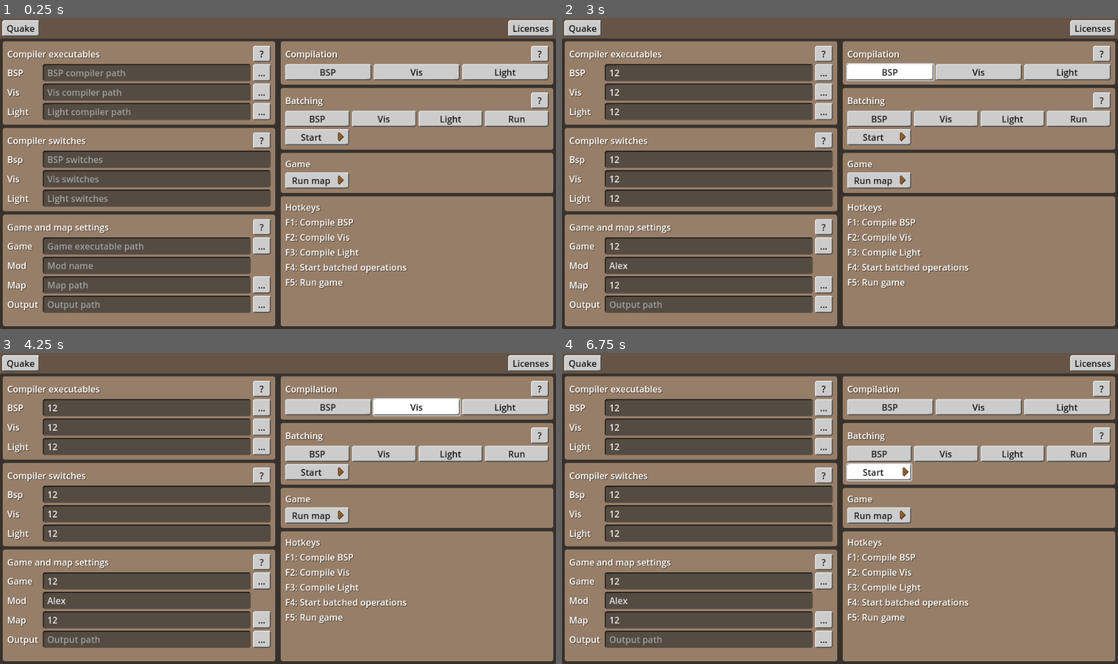
Above: before the commit, frames 1-4 (two rows, left to right).
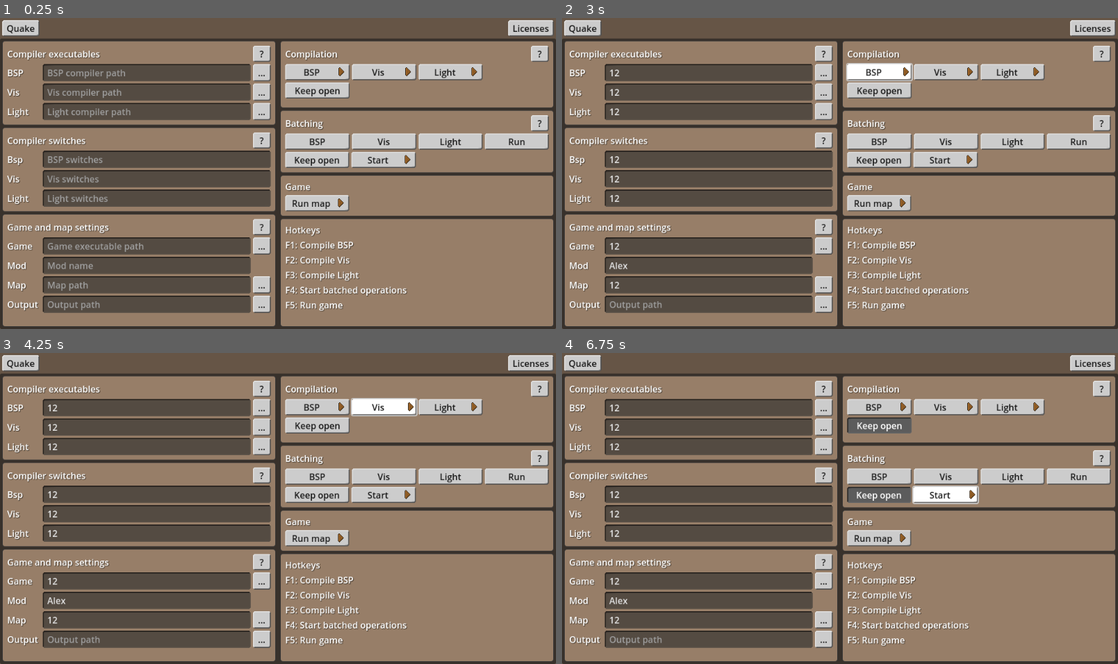
Above: after the commit, the same moments.

Repository: VictorKarp/Quakompiler
Game: Godot game, scene res://scenes/main/main.tscn
Two runs of this game, one before a commit and one after it. Both use one fixed random seed, a clock stepped at 60 frames per second and the inputs below.
Inputs (mouse positions are in pixels of both pictures, inside the frame that each line leads up to):
- Up to frame 1 (0.25 s): no input
- Up to frame 2 (3 s): click (706, 73) at 0.52 s; type "12" at 0.6 s; click (706, 92) at 0.75 s; type "12" at 0.83 s; click (706, 111) at 0.98 s; type "12" at 1.07 s; click (717, 157) at 1.27 s; type "12" at 1.35 s; click (717, 179) at 1.5 s; type "12" at 1.58 s; click (717, 198) at 1.73 s; type "12" at 1.82 s; click (706, 245) at 2.02 s; type "12" at 2.1 s; click (706, 266) at 2.25 s; type "Alex" at 2.33 s; click (706, 285) at 2.48 s; type "12" at 2.57 s; click "BSP" at 2.75 s
- Up to frame 3 (4.25 s): click "Vis" at 3.5 s
- Up to frame 4 (6.75 s): click "Light" at 4.25 s; click (878, 424) at 5 s, where only the run after the commit has a clickable "Keep open"; click (878, 496) at 5.75 s, where only the run after the commit has a clickable "Keep open"; click "Start" at 6.5 s

The runs differ from the first frame. In frame 1, 14% of the frame differs, in the area x 50-100%, y 14-95%; in frame 2, 14%; in frame 3, 14%; in frame 4, 14%.

Commit message:
Implement pausing after compilation
Added two buttons that allow the user to keep the compiler window
open after compilation has finished. There are separate buttons for
single and batched compilation.

Diff:
--- a/core/config/config.gd
+++ b/core/config/config.gd
@@ -17,6 +17,8 @@
 	"output_path" = "",
 	"mod" = "",
 	"launch_after_compile" = false,
+	"pause_after_single" = false,
+	"pause_after_batch" = false,
 }
 
 var _is_loading_config := false
--- a/core/enums.gd
+++ b/core/enums.gd
@@ -1,4 +1,9 @@
 extends Node
+
+enum compile_mode {
+	SINGLE = 0,
+	BATCH = 1,
+}
 
 enum side {
 	LEFT = 0,
--- a/scenes/main/main.gd
+++ b/scenes/main/main.gd
@@ -1,7 +1,8 @@
 extends Control
 
 var _compiler_pid: int
-var _is_compiling := false
+var _is_compiling_single := false
+var _is_compiling_batch := false
 var _compilation_queue: Array[String]
 
 
@@ -46,29 +47,35 @@
 	%SelectGameDialog.file_selected.connect(_set_game_path)
 
 	# Compiling
-	%CompileBsp.pressed.connect(_compile_bsp)
-	%CompileVis.pressed.connect(_compile_vis)
-	%CompileLight.pressed.connect(_compile_light)
+	var bsp_single = _compile_bsp.bind(Enums.compile_mode.SINGLE)
+	var vis_single = _compile_vis.bind(Enums.compile_mode.SINGLE)
+	var light_single = _compile_light.bind(Enums.compile_mode.SINGLE)
+	%CompileBsp.pressed.connect(bsp_single)
+	%CompileVis.pressed.connect(vis_single)
+	%CompileLight.pressed.connect(light_single)
 	%CompileSelected.pressed.connect(_compile_selected)
 
 	# Running
 	%LaunchAfterCompile.toggled.connect(_on_launch_after_compile_toggled)
 	%RunGame.pressed.connect(_run_game)
 
-
 	# Timers
 	%CompilerRunCheck.timeout.connect(_on_compiler_run_check_timeout)
 
+	# Pauses
+	%PauseAfterSingle.toggled.connect(_on_pause_after_single_toggled)
+	%PauseAfterBatch.toggled.connect(_on_pause_after_batch_toggled)
+
 	Config.load_config()
 
 
 func _input(event: InputEvent) -> void:
 	if event.is_action_pressed("compile_bsp"):
-		_compile_bsp()
+		_compile_bsp(Enums.compile_mode.SINGLE)
 	if event.is_action_pressed("compile_vis"):
-		_compile_vis()
+		_compile_vis(Enums.compile_mode.SINGLE)
 	if event.is_action_pressed("compile_light"):
-		_compile_light()
+		_compile_light(Enums.compile_mode.SINGLE)
 	if event.is_action_pressed("compile_selected"):
 		_compile_selected()
 	if event.is_action_pressed("run"):
@@ -117,6 +124,10 @@
 					%LightEnabled.set_pressed_no_signal(value)
 				"launch_after_compile":
 					%LaunchAfterCompile.set_pressed_no_signal(value)
+				"pause_after_single":
+					%PauseAfterSingle.set_pressed_no_signal(value)
+				"pause_after_batch":
+					%PauseAfterBatch.set_pressed_no_signal(value)
 		_:
 			pass
 
@@ -215,7 +226,7 @@
 	OS.create_process(game_path, ["-basedir", basedir, "+game", mod, "+map", map])
 
 
-func _compile_bsp():
+func _compile_bsp(compile_mode: Enums.compile_mode):
 	var map_path: String = Config.get_config_value("q1", "map_path")
 	var bsp_path: String = Config.get_config_value("q1", "bsp_path")
 	var output_path: String = Config.get_output_path("q1")
@@ -225,10 +236,10 @@
 	if switches:
 		args += " " + switches
 	args += " " + output_path
-	_run_compiler(args)
-
-
-func _compile_vis():
+	_run_compiler(args, compile_mode)
+
+
+func _compile_vis(compile_mode: Enums.compile_mode):
 	var vis_path: String = Config.get_config_value("q1", "vis_path")
 	var switches: String = Config.get_config_value("q1", "vis_switches")
 	var output_path: String = Config.get_output_path("q1")
@@ -236,10 +247,10 @@
 	if switches:
 		args += " " + switches
 	args += " " + output_path
-	_run_compiler(args)
-
-
-func _compile_light():
+	_run_compiler(args, compile_mode)
+
+
+func _compile_light(compile_mode: Enums.compile_mode):
 	var light_path: String = Config.get_config_value("q1", "light_path")
 	var switches: String = Config.get_config_value("q1", "light_switches")
 	var output_path: String = Config.get_output_path("q1")
@@ -247,10 +258,28 @@
 	if switches:
 		args += " " + switches
 	args += " " + output_path
-	_run_compiler(args)
-
-
-func _run_compiler(args) -> void:
+	_run_compiler(args, compile_mode)
+
+
+func _run_compiler(args, compile_mode: Enums.compile_mode) -> void:
+	# Pausing after compilation
+	var pause := false
+	match compile_mode:
+		Enums.compile_mode.SINGLE:
+			if Config.get_config_value("q1", "pause_after_single"):
+				pause = true
+			_is_compiling_single = true
+		Enums.compile_mode.BATCH:
+			if Config.get_config_value("q1", "pause_after_batch"):
+				pause = true
+			_is_compiling_batch = true
+			%CompilerRunCheck.start()
+	if pause:
+		if OS.get_name() == "Windows":
+			args += "&& pause"
+		elif OS.get_name() == "Linux":
+			args += "; read"
+
 	if OS.get_name() == "Linux":
 		var terminals: Array[String] = ["gnome-terminal", "xfce4-terminal", "konsole",
 				"guake", "yakuake", "terminator", "tilix", "kitty", "xterm"]
@@ -260,16 +289,9 @@
 			if exit_code == 0:
 				selected_terminal = terminal
 				break
-		#args += "; sleep 2" # Wait for x secs before auto-closing
-		#args += "; exec bash" # Keep terminal open
-		#args += "; read" # Keep terminal open until Enter is pressed
 		_compiler_pid = OS.create_process(selected_terminal, ["--", "bash", "-c", args])
-	elif OS.get_name() == "Windows":
-		var args_array = args.split(" ", false) as Array
-		var exe = args_array.pop_front()
-		_compiler_pid = OS.create_process(exe, args_array, true)
-	%CompilerRunCheck.start()
-	_is_compiling = true
+	else:
+		_compiler_pid = OS.create_process("cmd.exe", ["/c", args], true)
 
 
 func _compile_selected() -> void:
@@ -284,7 +306,7 @@
 
 
 func _cancel_compilation() -> void:
-	if _is_compiling:
+	if _is_compiling_single or _is_compiling_batch:
 		OS.kill(_compiler_pid)
 	_compilation_queue.clear()
 
@@ -293,18 +315,26 @@
 	var next_action = _compilation_queue.pop_front()
 	match next_action:
 		"bsp":
-			_compile_bsp()
+			_compile_bsp(Enums.compile_mode.BATCH)
 		"vis":
-			_compile_vis()
+			_compile_vis(Enums.compile_mode.BATCH)
 		"light":
-			_compile_light()
+			_compile_light(Enums.compile_mode.BATCH)
 		_:
 			if Config.get_config_value("q1", "launch_after_compile"):
 				_run_game()
 
 
 func _on_compiler_run_check_timeout() -> void:
-	_is_compiling = OS.is_process_running(_compiler_pid)
-	if not _is_compiling:
+	_is_compiling_batch = OS.is_process_running(_compiler_pid)
+	if not _is_compiling_batch:
 		%CompilerRunCheck.stop()
 		_start_next_queued_action()
+
+
+func _on_pause_after_single_toggled(value: bool) -> void:
+	Config.set_config_value("q1", "pause_after_single", value)
+
+
+func _on_pause_after_batch_toggled(value: bool) -> void:
+	Config.set_config_value("q1", "pause_after_batch", value)
--- a/scenes/main/main.tscn
+++ b/scenes/main/main.tscn
@@ -407,34 +407,66 @@
 
 [i]Vis[/i] (visibility) is for performance optimization. Compiles visibility (which parts of your map can be seen from which position - things that can't be  seen aren't rendered) and automatically generates ambient sounds. Only works if your map doesn't have a leak.
 
-[i]Light[/i] compiles lights and shadows."
-
-[node name="FlowContaine" type="HBoxContainer" parent="VBoxContainer/Tabs/Quake/HSplitContainer/ButtonsPanel/PanelContainer/MarginContainer/VBoxContainer"]
-layout_mode = 2
-
-[node name="CompileBsp" type="Button" parent="VBoxContainer/Tabs/Quake/HSplitContainer/ButtonsPanel/PanelContainer/MarginContainer/VBoxContainer/FlowContaine"]
+[i]Light[/i] compiles lights and shadows.
+
+[i]Keep open[/i] prevents the compiler window from closing automatically after compilation has finished so you can read the compile log."
+
+[node name="GridContainer" type="GridContainer" parent="VBoxContainer/Tabs/Quake/HSplitContainer/ButtonsPanel/PanelContainer/MarginContainer/VBoxContainer"]
+layout_mode = 2
+columns = 4
+
+[node name="CompileBsp" type="Button" parent="VBoxContainer/Tabs/Quake/HSplitContainer/ButtonsPanel/PanelContainer/MarginContainer/VBoxContainer/GridContainer"]
 unique_name_in_owner = true
 custom_minimum_size = Vector2(32, 0)
 layout_mode = 2
 size_flags_horizontal = 3
 text = "BSP"
-icon_alignment = 1
-
-[node name="CompileVis" type="Button" parent="VBoxContainer/Tabs/Quake/HSplitContainer/ButtonsPanel/PanelContainer/MarginContainer/VBoxContainer/FlowContaine"]
+icon = ExtResource("2_0xm2m")
+icon_alignment = 2
+
+[node name="CompileVis" type="Button" parent="VBoxContainer/Tabs/Quake/HSplitContainer/ButtonsPanel/PanelContainer/MarginContainer/VBoxContainer/GridContainer"]
 unique_name_in_owner = true
 custom_minimum_size = Vector2(32, 0)
 layout_mode = 2
 size_flags_horizontal = 3
 text = "Vis"
-icon_alignment = 1
-
-[node name="CompileLight" type="Button" parent="VBoxContainer/Tabs/Quake/HSplitContainer/ButtonsPanel/PanelContainer/MarginContainer/VBoxContainer/FlowContaine"]
+icon = ExtResource("2_0xm2m")
+icon_alignment = 2
+
+[node name="CompileLight" type="Button" parent="VBoxContainer/Tabs/Quake/HSplitContainer/ButtonsPanel/PanelContainer/MarginContainer/VBoxContainer/GridContainer"]
 unique_name_in_owner = true
 custom_minimum_size = Vector2(32, 0)
 layout_mode = 2
 size_flags_horizontal = 3
 text = "Light"
-icon_alignment = 1
+icon = ExtResource("2_0xm2m")
+icon_alignment = 2
+
+[node name="Control" type="Control" parent="VBoxContainer/Tabs/Quake/HSplitContainer/ButtonsPanel/PanelContainer/MarginContainer/VBoxContainer/GridContainer"]
+layout_mode = 2
+size_flags_horizontal = 3
+
+[node name="PauseAfterSingle" type="Button" parent="VBoxContainer/Tabs/Quake/HSplitContainer/ButtonsPanel/PanelContainer/MarginContainer/VBoxContainer/GridContainer"]
+unique_name_in_owner = true
+custom_minimum_size = Vector2(32, 0)
+layout_mode = 2
+size_flags_horizontal = 3
+toggle_mode = true
+text = "Keep open"
+
+[node name="HBoxContainer3" type="HBoxContainer" parent="VBoxContainer/Tabs/Quake/HSplitContainer/ButtonsPanel/PanelContainer/MarginContainer/VBoxContainer"]
+layout_mode = 2
+
+[node name="HBoxContainer2" type="HBoxContainer" parent="VBoxContainer/Tabs/Quake/HSplitContainer/ButtonsPanel/PanelContainer/MarginContainer/VBoxContainer"]
+layout_mode = 2
+
+[node name="Control" type="Control" parent="VBoxContainer/Tabs/Quake/HSplitContainer/ButtonsPanel/PanelContainer/MarginContainer/VBoxContainer/HBoxContainer2"]
+layout_mode = 2
+size_flags_horizontal = 3
+
+[node name="Control2" type="Control" parent="VBoxContainer/Tabs/Quake/HSplitContainer/ButtonsPanel/PanelContainer/MarginContainer/VBoxContainer/HBoxContainer2"]
+layout_mode = 2
+size_flags_horizontal = 3
 
 [node name="Automation" type="PanelContainer" parent="VBoxContainer/Tabs/Quake/HSplitContainer/ButtonsPanel"]
 layout_mode = 2
@@ -466,7 +498,9 @@
 topic = "Batching"
 help_text = "Batching allows you to chain-compile multiple stages. Select the stages you want to compile, then press [i]Start[/i].
 
-Enable [i]Run[/i] if you want the GUI to launch your map after compilation has finished."
+Enable [i]Run[/i] if you want the GUI to launch your map after compilation has finished.
+
+[i]Keep open[/i] prevents the compiler window from closing automatically after compilation has finished so you can read the compile log."
 
 [node name="GridContainer" type="GridContainer" parent="VBoxContainer/Tabs/Quake/HSplitContainer/ButtonsPanel/Automation/MarginContainer/VBoxContainer"]
 layout_mode = 2
@@ -505,6 +539,15 @@
 
 [node name="HBoxContainer" type="HBoxContainer" parent="VBoxContainer/Tabs/Quake/HSplitContainer/ButtonsPanel/Automation/MarginContainer/VBoxContainer"]
 layout_mode = 2
+
+[node name="PauseAfterBatch" type="Button" parent="VBoxContainer/Tabs/Quake/HSplitContainer/ButtonsPanel/Automation/MarginContainer/VBoxContainer/HBoxContainer"]
+unique_name_in_owner = true
+custom_minimum_size = Vector2(32, 0)
+layout_mode = 2
+size_flags_horizontal = 3
+toggle_mode = true
+text = "Keep open"
+icon_alignment = 1
 
 [node name="CompileSelected" type="Button" parent="VBoxContainer/Tabs/Quake/HSplitContainer/ButtonsPanel/Automation/MarginContainer/VBoxContainer/HBoxContainer"]
 unique_name_in_owner = true
@@ -520,10 +563,6 @@
 size_flags_horizontal = 3
 
 [node name="Control2" type="Control" parent="VBoxContainer/Tabs/Quake/HSplitContainer/ButtonsPanel/Automation/MarginContainer/VBoxContainer/HBoxContainer"]
-layout_mode = 2
-size_flags_horizontal = 3
-
-[node name="Control3" type="Control" parent="VBoxContainer/Tabs/Quake/HSplitContainer/ButtonsPanel/Automation/MarginContainer/VBoxContainer/HBoxContainer"]
 layout_mode = 2
 size_flags_horizontal = 3
 
